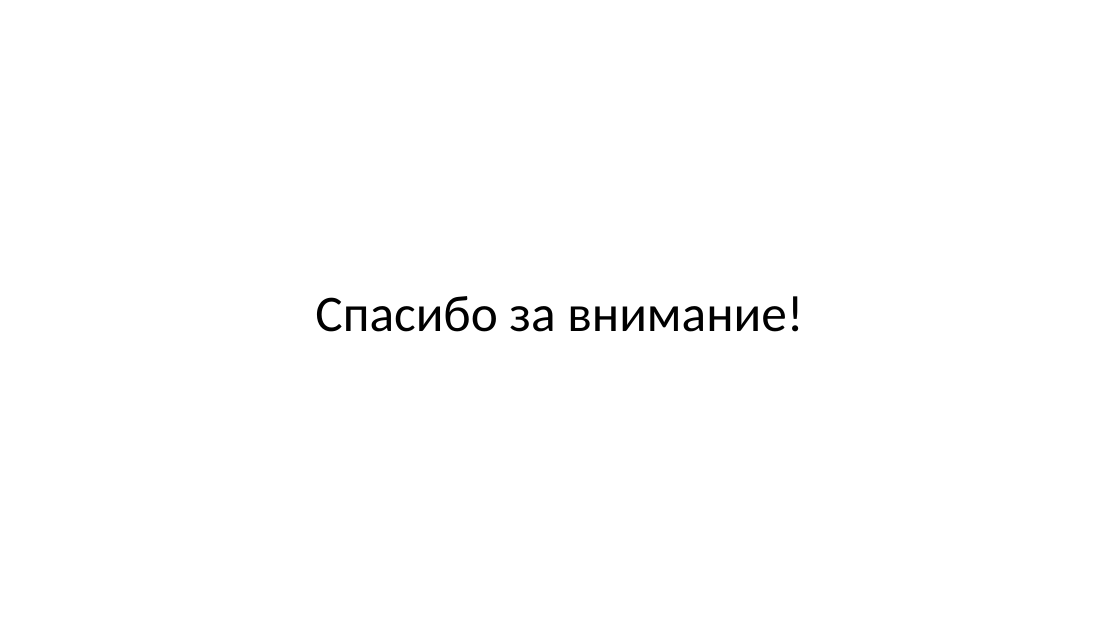
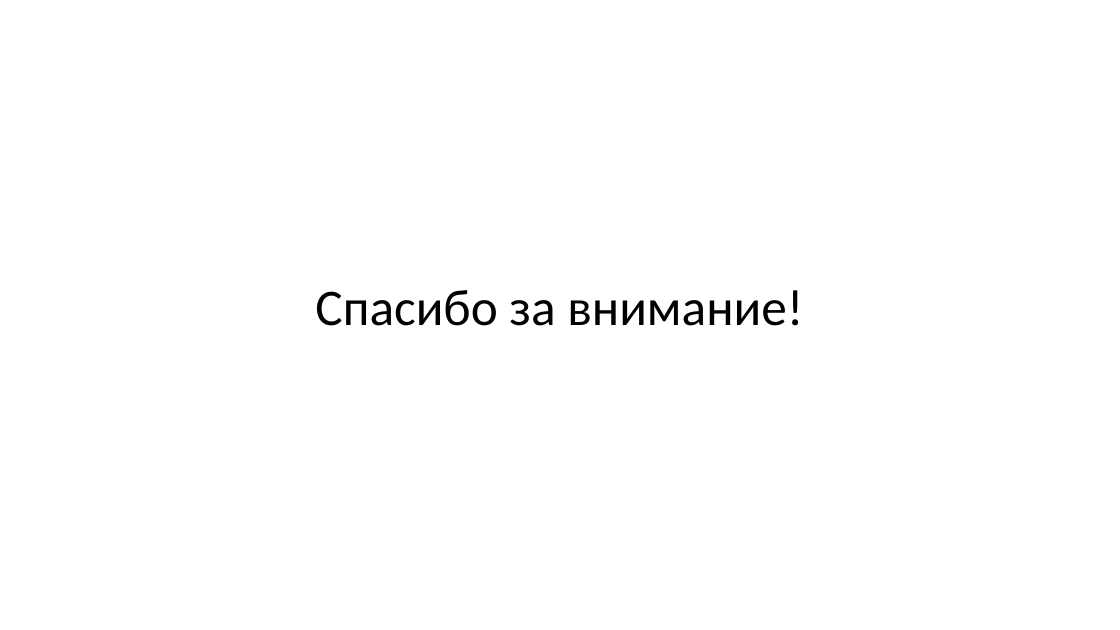
Before and after one commit to ark2016/NESTRO_CHALLENGE_2023, a slide deck: slide 9 of presentation/Greedy_algorithm.pptx. Drawn at 1120x630 pixels with LibreOffice and Linux fonts; fonts in the diff are those of the drawing. Boxes give left, top, right and bottom in pixels: in the first picture for what was removed or moved away, otherwise in the second. Text is boxed around its words. In the diff, an @@ line names an element or a change of style, - is before the commit and + after.

```diff
--- a/presentation/Greedy_algorithm.pptx
+++ b/presentation/Greedy_algorithm.pptx
@@ title "Спасибо за внимание!": place and size @@
-title "Спасибо за внимание!" at [315, 296, 803, 332]
+title "Спасибо за внимание!" at [315, 290, 803, 326]
```
Also in this commit, not shown: 3 slides added, 3 slides removed.
